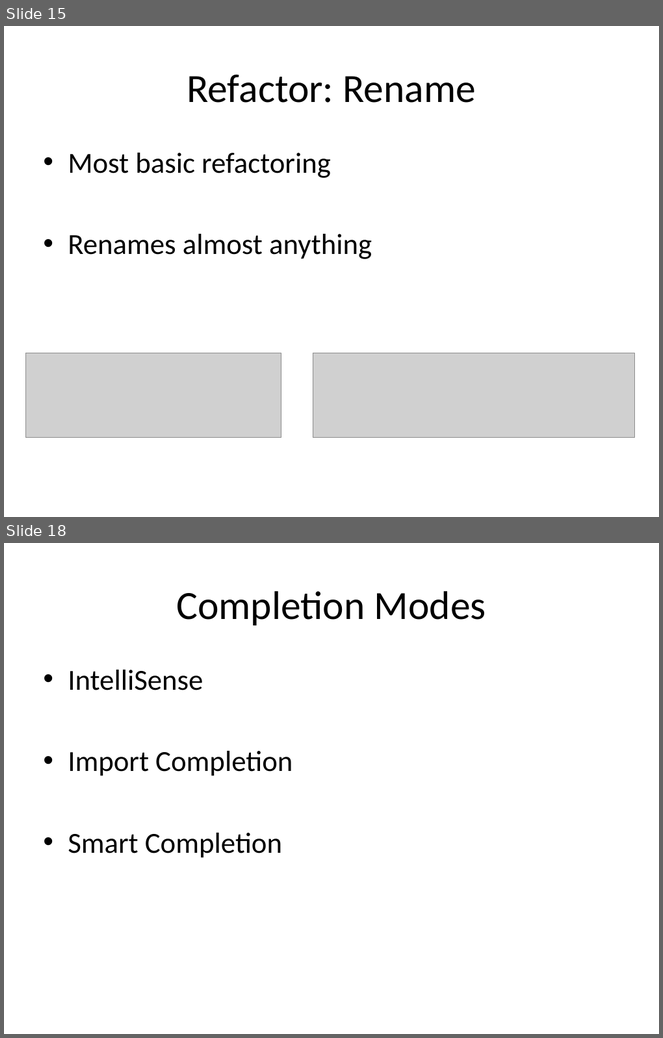
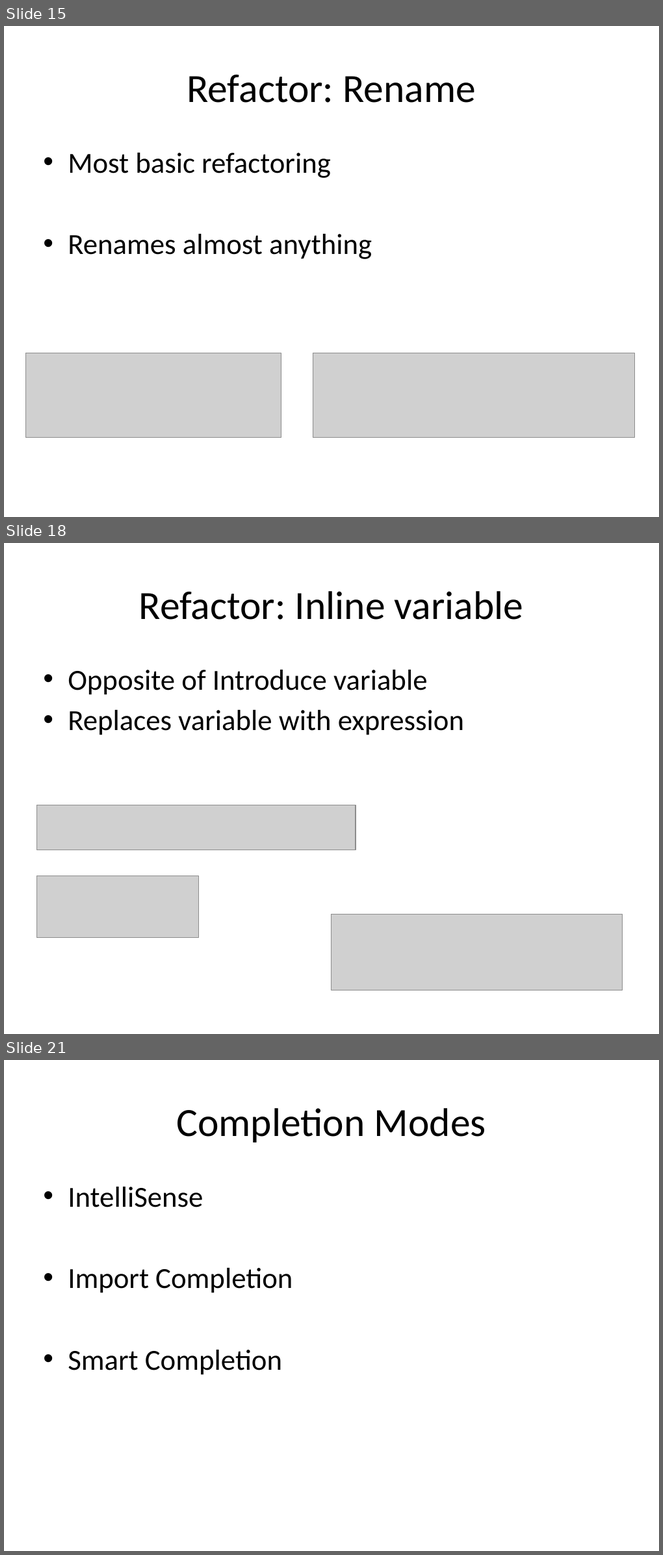
Before and after one commit to rasmuskl/ReSharperCourse, a slide deck: Presentations/2 - Exercises - ReSharper Course.pptx. Shown one above the other, each under a label of ours: slides 15 and 18 before the commit, slides 15, 18 and 21 after it; the slides between them are not shown. The pictures are 663x1038 and 663x1555 pixels, drawn with LibreOffice and Linux fonts; fonts in the diff are those of the drawing; grey boxes stand for pictures. Boxes give left, top, right and bottom in pixels: in the first picture for what was removed or moved away, otherwise in the second. Text is boxed around its words. In the diff, an @@ line names an element or a change of style, - is before the commit and + after.

Commit message:
Finished inline / introduce and split introduce from import completion.

```diff
--- a/Presentations/2 - Exercises - ReSharper Course.pptx
+++ b/Presentations/2 - Exercises - ReSharper Course.pptx
@@ slide 18 added at (4, 543, 659, 1034), background #FFFFFF @@
@@ title added at (139, 591, 524, 620), 44 pt, text #000000 @@
+Refactor: Inline variable
@@ text added at (68, 670, 464, 735), 32 pt, text #000000 @@
+• Opposite of Introduce variable
+• Replaces variable with expression
@@ picture added at (36, 805, 356, 850) @@
@@ picture added at (36, 876, 198, 938) @@
@@ picture added at (332, 915, 623, 990) @@
@@ what was slide 18 is now slide 21 @@
```
Also in this commit, not shown: 2 slides changed, 2 other slides added, 7 other files.
